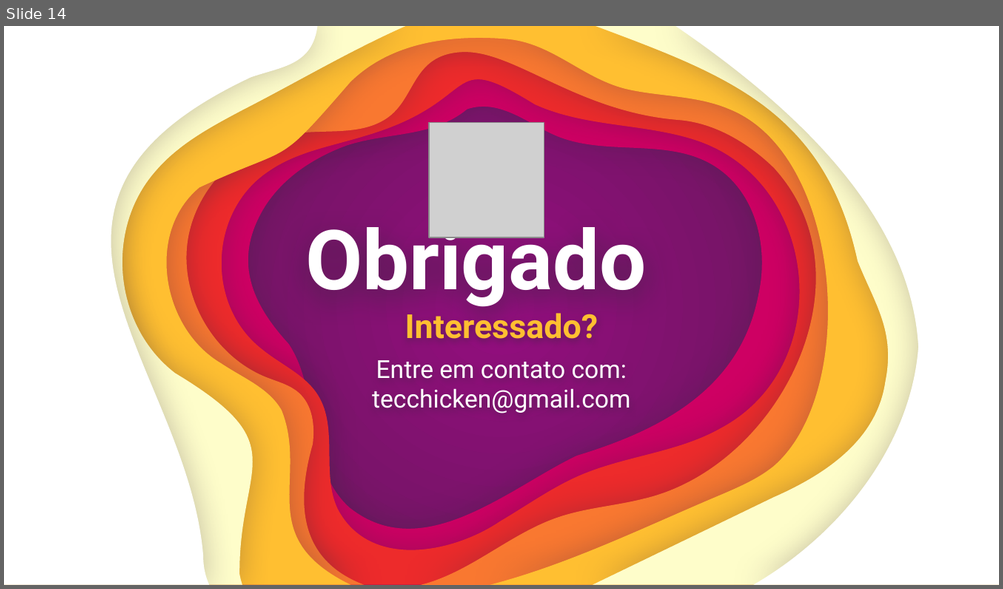
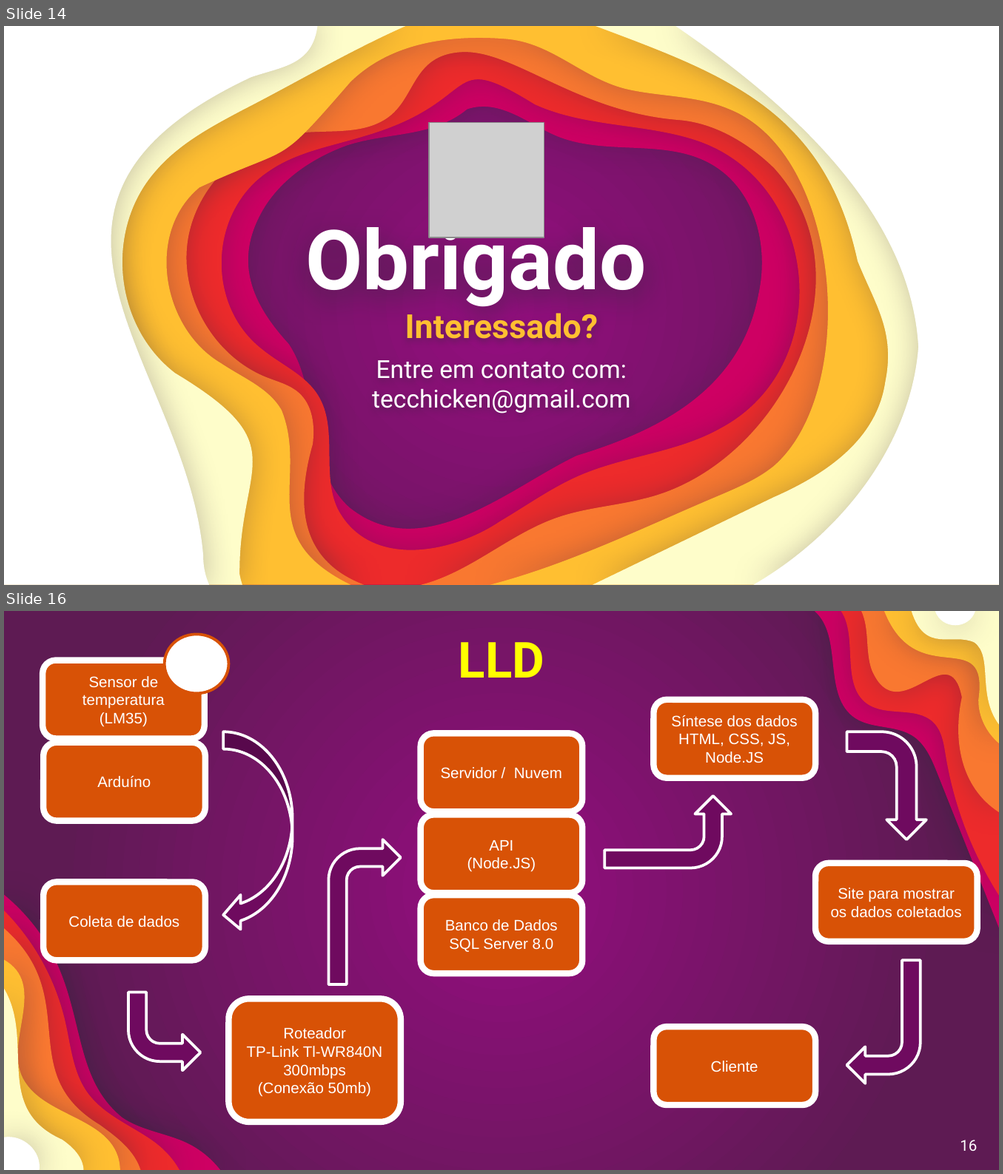
Before and after one commit to GustavoQuaresma/TECCHICKEN-DOCUMENTACAO, a slide deck: SPRINT2/slide pi.pptx. Shown one above the other, each under a label of ours: slide 14 before the commit, slides 14 and 16 after it; the slides between them are not shown. The pictures are 1003x589 and 1003x1174 pixels, drawn with LibreOffice and Linux fonts; fonts in the diff are those of the drawing; grey boxes stand for pictures. Boxes give left, top, right and bottom in pixels: in the first picture for what was removed or moved away, otherwise in the second. Text is boxed around its words. In the diff, an @@ line names an element or a change of style, - is before the commit and + after.

Commit message:
apresentação

```diff
--- a/SPRINT2/slide pi.pptx
+++ b/SPRINT2/slide pi.pptx
@@ slide 16 added at box(4, 611, 999, 1170), background gradient #940D7F to #5E1B53 @@
@@ ellipse added at box(164, 634, 229, 694), fill #FFFFFF, outline #D85206 2 pt @@
@@ text added at box(458, 642, 544, 678), 36 pt, text #FFFF00, bold @@
+LLD
@@ rounded rectangle added at box(42, 661, 205, 739), fill #D85206, outline #FFFFFF 4.5 pt, 11 pt, text #FFFFFF @@
+Sensor de temperatura (LM35)
@@ rounded rectangle added at box(654, 700, 816, 778), fill #D85206, outline #FFFFFF 4.5 pt, 11 pt, text #FFFFFF @@
+Síntese dos dados
+HTML, CSS, JS, Node.JS
@@ rounded rectangle added at box(44, 742, 206, 821), fill #D85206, outline #FFFFFF 4.5 pt, 11 pt, text #FFFFFF @@
+Arduíno
@@ curved left arrow added at box(223, 732, 291, 933), fill #6F0A5F, outline #FFFFFF 2 pt @@
@@ rounded rectangle added at box(421, 733, 583, 812), fill #D85206, outline #FFFFFF 4.5 pt, 11 pt, text #FFFFFF @@
+Servidor / Nuvem
@@ bent arrow added at box(846, 732, 926, 840), fill #6F0A5F, outline #FFFFFF 2 pt @@
@@ bent arrow added at box(604, 797, 731, 868), fill #6F0A5F, outline #FFFFFF 2 pt @@
@@ rounded rectangle added at box(421, 815, 583, 894), fill #D85206, outline #FFFFFF 4.5 pt, 11 pt, text #FFFFFF @@
+API
+(Node.JS)
@@ bent arrow added at box(328, 840, 400, 985), fill #6F0A5F, outline #FFFFFF 2 pt @@
@@ rounded rectangle added at box(816, 863, 978, 943), fill #D85206, outline #FFFFFF 4.5 pt, 11 pt, text #FFFFFF @@
+Site para mostrar os dados coletados
@@ rounded rectangle added at box(44, 883, 206, 961), fill #D85206, outline #FFFFFF 4.5 pt, 11 pt, text #FFFFFF @@
+Coleta de dados
@@ rounded rectangle added at box(421, 895, 583, 974), fill #D85206, outline #FFFFFF 4.5 pt, 11 pt, text #FFFFFF @@
+Banco de Dados
+SQL Server 8.0
@@ bent arrow added at box(846, 960, 920, 1083), fill #6F0A5F, outline #FFFFFF 2 pt @@
@@ bent arrow added at box(128, 993, 200, 1071), fill #6F0A5F, outline #FFFFFF 2 pt @@
@@ rounded rectangle added at box(229, 999, 401, 1122), fill #D85206, outline #FFFFFF 4.5 pt, 11 pt, text #FFFFFF @@
+Roteador
+TP-Link Tl-WR840N
+300mbps
+(Conexão 50mb)
@@ rounded rectangle added at box(654, 1027, 816, 1105), fill #D85206, outline #FFFFFF 4.5 pt, 11 pt, text #FFFFFF @@
+Cliente
@@ group added at box(4, 611, 999, 1170): 12 freeform shapes @@
@@ page number added at box(959, 1140, 976, 1151), 11 pt, text #FFFFFF @@
+16
```
Also in this commit, not shown: 1 other slide added, 1 other file.
